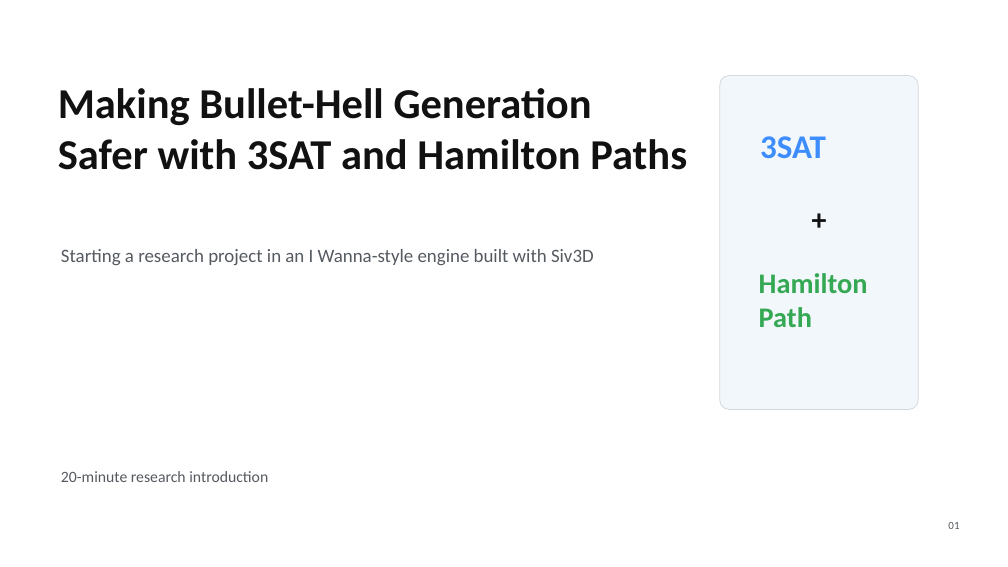
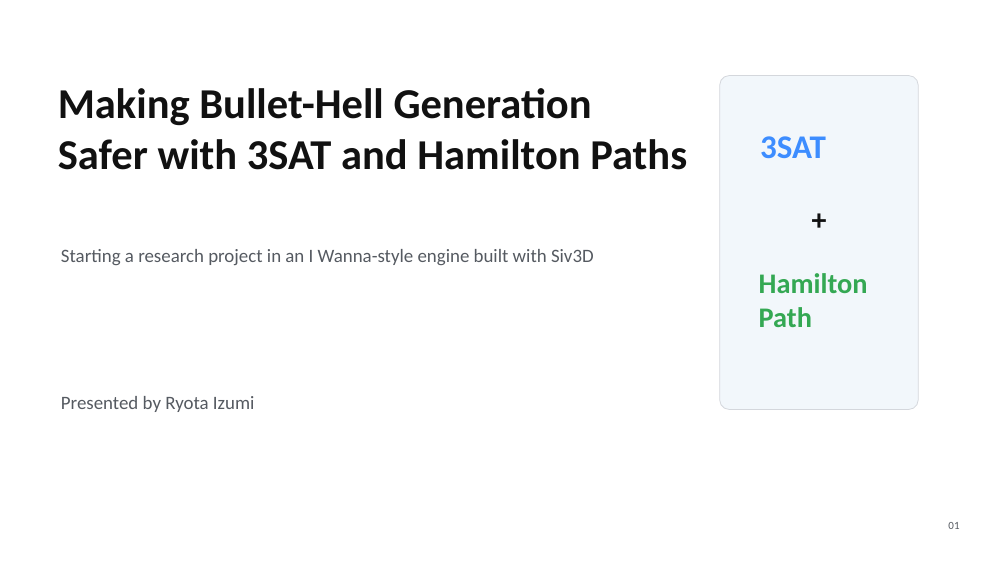
Before and after one commit to RyotaIzumi/I-wanna-Siv3D, a slide deck: slide 1 of OpenSiv3D_0.6.161/outputs/bullet_hell_generation_research_20min_with_bilingual_notes.pptx. Drawn at 1008x567 pixels with LibreOffice and Linux fonts; fonts in the diff are those of the drawing. Boxes give left, top, right and bottom in pixels: in the first picture for what was removed or moved away, otherwise in the second. Text is boxed around its words. In the diff, an @@ line names an element or a change of style, - is before the commit and + after.

```diff
--- a/OpenSiv3D_0.6.161/outputs/bullet_hell_generation_research_20min_with_bilingual_notes.pptx
+++ b/OpenSiv3D_0.6.161/outputs/bullet_hell_generation_research_20min_with_bilingual_notes.pptx
@@ text added at box(61, 396, 254, 412), 18 pt, text #555A61 @@
+Presented by Ryota Izumi
@@ text removed at box(61, 471, 268, 482) @@
-20-minute research introduction
```
Also in this commit, not shown: 4 other slides changed, 6 other files.
